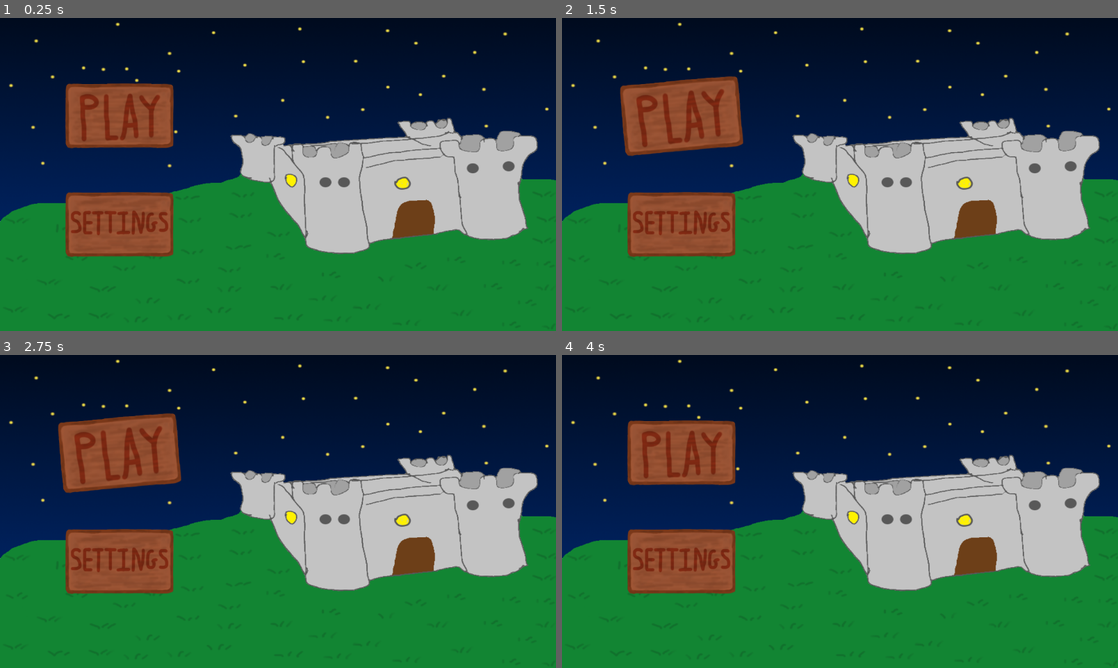
Above: before the commit, frames 1-4 (two rows, left to right).
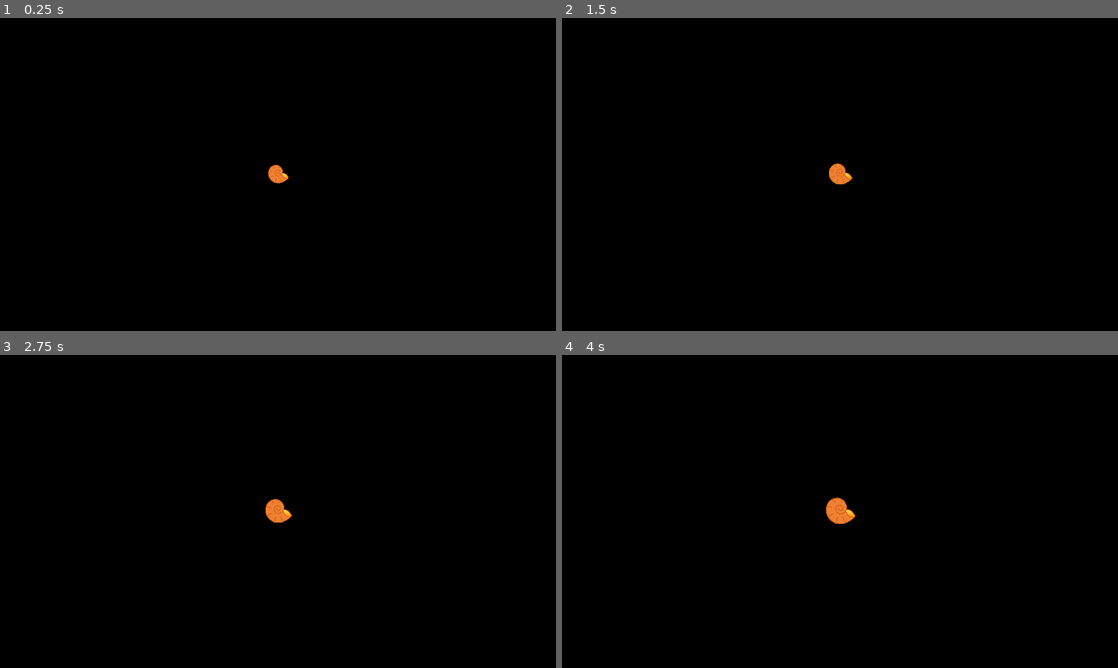
Above: after the commit, the same moments.

Repository: An0n3m0us/RSS-Godot
Game: Godot game, scene res://src/game/IntroScreen.tscn
Two runs of this game, one before a commit and one after it. Both use one fixed random seed, a clock stepped at 60 frames per second and the inputs below. Before the commit the project starts from res://src/screens/Titlescreen.tscn.
Inputs (mouse positions are in pixels of both pictures, inside the frame that each line leads up to):
- Up to frame 1 (0.25 s): no input
- Up to frame 2 (1.5 s): click (678, 224) at 0.5 s; click (678, 115) at 1.25 s
- Up to frame 3 (2.75 s): click (116, 452) at 2 s
- Up to frame 4 (4 s): click (678, 452) at 2.75 s; tap Enter at 3.5 s; move the mouse to (962, 495) at 3.52 s; click (962, 495) at 3.67 s

The runs differ from the first frame. In frame 1, 100% of the frame differs, in the area x 0-100%, y 0-100%; in frame 2, 100%; in frame 3, 100%; in frame 4, 100%.

Commit message:
Add base scenes; add intro

Diff:
--- a/project.godot
+++ b/project.godot
@@ -16,18 +16,17 @@
 [application]
 
 config/name="RSS"
-run/main_scene="res://src/screens/Titlescreen.tscn"
+run/main_scene="res://src/game/IntroScreen.tscn"
 config/icon="res://icon.png"
 
 [display]
 
 window/size/width=1280
 window/size/height=720
-window/stretch/mode="viewport"
+window/stretch/mode="2d"
 
 [rendering]
 
-quality/driver/driver_name="GLES2"
 vram_compression/import_etc=true
 vram_compression/import_etc2=false
 environment/default_environment="res://default_env.tres"
--- a/src/game/GameScene.tscn
+++ b/src/game/GameScene.tscn
@@ -1,10 +1,12 @@
-[gd_scene load_steps=2 format=2]
+[gd_scene load_steps=3 format=2]
 
 [ext_resource path="res://src/fonts/default_font.tres" type="DynamicFont" id=1]
+[ext_resource path="res://src/scripts/ReturnMainMenu.gd" type="Script" id=2]
 
 [node name="GameScene" type="Control"]
 anchor_right = 1.0
 anchor_bottom = 1.0
+script = ExtResource( 2 )
 __meta__ = {
 "_edit_use_anchors_": false
 }
@@ -17,24 +19,26 @@
 }
 
 [node name="VBoxContainer" type="VBoxContainer" parent="CenterContainer"]
-margin_left = 509.0
+margin_left = 495.0
 margin_top = 268.0
-margin_right = 770.0
+margin_right = 785.0
 margin_bottom = 452.0
 
 [node name="Label" type="Label" parent="CenterContainer/VBoxContainer"]
-margin_right = 261.0
+margin_right = 290.0
 margin_bottom = 117.0
+size_flags_vertical = 1
 custom_fonts/font = ExtResource( 1 )
-text = "GameScene
+text = "Game Scene
 "
 
 [node name="Button" type="Button" parent="CenterContainer/VBoxContainer"]
 margin_top = 121.0
-margin_right = 261.0
+margin_right = 290.0
 margin_bottom = 184.0
 custom_fonts/font = ExtResource( 1 )
 text = "BACK"
 __meta__ = {
 "_edit_use_anchors_": false
 }
+[connection signal="pressed" from="CenterContainer/VBoxContainer/Button" to="." method="_on_Button_pressed"]
--- /dev/null
+++ b/src/game/IntroScreen.tscn
@@ -0,0 +1,39 @@
+[gd_scene load_steps=4 format=2]
+
+[ext_resource path="res://icon_only.png" type="Texture" id=1]
+[ext_resource path="res://src/scripts/IntroScreen.gd" type="Script" id=2]
+[ext_resource path="res://src/game/TitleScreen.tscn" type="PackedScene" id=3]
+
+[node name="IntroScreen" type="Control"]
+anchor_right = 1.0
+anchor_bottom = 1.0
+script = ExtResource( 2 )
+__meta__ = {
+"_edit_use_anchors_": false
+}
+
+[node name="Titlescreen" parent="." instance=ExtResource( 3 )]
+script = null
+
+[node name="Background" type="ColorRect" parent="."]
+anchor_right = 1.0
+anchor_bottom = 1.0
+color = Color( 0, 0, 0, 1 )
+__meta__ = {
+"_edit_use_anchors_": false
+}
+
+[node name="Logo" type="Sprite" parent="."]
+position = Vector2( 640, 360 )
+scale = Vector2( 0.5, 0.5 )
+texture = ExtResource( 1 )
+
+[node name="Fade" type="ColorRect" parent="."]
+visible = false
+anchor_right = 1.0
+anchor_bottom = 1.0
+color = Color( 0, 0, 0, 1 )
+__meta__ = {
+"_edit_use_anchors_": false
+}
+[connection signal="gui_input" from="Fade" to="." method="_on_Fade_gui_input"]
--- /dev/null
+++ b/src/game/SettingsScene.tscn
@@ -0,0 +1,74 @@
+[gd_scene load_steps=4 format=2]
+
+[ext_resource path="res://src/scripts/ReturnMainMenu.gd" type="Script" id=1]
+[ext_resource path="res://src/fonts/default_font.tres" type="DynamicFont" id=2]
+[ext_resource path="res://assets/images/settingspage.png" type="Texture" id=3]
+
+[node name="SettingsScene" type="Control"]
+anchor_right = 1.0
+anchor_bottom = 1.0
+script = ExtResource( 1 )
+__meta__ = {
+"_edit_use_anchors_": false
+}
+
+[node name="background" type="TextureRect" parent="."]
+margin_right = 1280.0
+margin_bottom = 720.0
+texture = ExtResource( 3 )
+__meta__ = {
+"_edit_use_anchors_": false
+}
+
+[node name="Text" type="HBoxContainer" parent="."]
+anchor_right = 1.0
+anchor_bottom = 1.0
+margin_top = 171.0
+__meta__ = {
+"_edit_use_anchors_": false
+}
+
+[node name="Text" type="Label" parent="Text"]
+margin_right = 1280.0
+margin_bottom = 549.0
+size_flags_horizontal = 3
+size_flags_vertical = 1
+custom_fonts/font = ExtResource( 2 )
+text = "Do you want audio?"
+align = 1
+__meta__ = {
+"_edit_use_anchors_": false
+}
+
+[node name="Buttons" type="HBoxContainer" parent="."]
+margin_left = 262.0
+margin_top = 428.0
+margin_right = 1018.0
+margin_bottom = 491.0
+custom_constants/separation = 500
+__meta__ = {
+"_edit_use_anchors_": false
+}
+
+[node name="Yes" type="Button" parent="Buttons"]
+margin_right = 128.0
+margin_bottom = 63.0
+size_flags_horizontal = 3
+custom_fonts/font = ExtResource( 2 )
+text = "YES"
+__meta__ = {
+"_edit_use_anchors_": false
+}
+
+[node name="No" type="Button" parent="Buttons"]
+margin_left = 628.0
+margin_right = 756.0
+margin_bottom = 63.0
+size_flags_horizontal = 3
+custom_fonts/font = ExtResource( 2 )
+text = "NO"
+__meta__ = {
+"_edit_use_anchors_": false
+}
+[connection signal="pressed" from="Buttons/Yes" to="." method="_on_Button_pressed"]
+[connection signal="pressed" from="Buttons/No" to="." method="_on_Button_pressed"]
--- a/src/screens/Titlescreen.tscn
+++ b/src/game/TitleScreen.tscn
@@ -1,19 +1,23 @@
-[gd_scene load_steps=6 format=2]
+[gd_scene load_steps=9 format=2]
 
 [ext_resource path="res://assets/images/title_screen.png" type="Texture" id=1]
-[ext_resource path="res://assets/images/play button.png" type="Texture" id=2]
-[ext_resource path="res://assets/images/settings button.png" type="Texture" id=3]
-[ext_resource path="res://src/scripts/PlayButton.gd" type="Script" id=4]
-[ext_resource path="res://src/scripts/SettingsButton.gd" type="Script" id=5]
+[ext_resource path="res://src/scripts/PlayButton.gd" type="Script" id=2]
+[ext_resource path="res://src/scripts/SettingsButton.gd" type="Script" id=3]
+[ext_resource path="res://assets/images/play button.png" type="Texture" id=4]
+[ext_resource path="res://src/scripts/Titlescreen.gd" type="Script" id=5]
+[ext_resource path="res://assets/images/settings button.png" type="Texture" id=6]
+[ext_resource path="res://assets/sfx/sfx1.wav" type="AudioStream" id=7]
+[ext_resource path="res://assets/sfx/sfx2.wav" type="AudioStream" id=8]
 
 [node name="Titlescreen" type="Control"]
 anchor_right = 1.0
 anchor_bottom = 1.0
+script = ExtResource( 5 )
 __meta__ = {
 "_edit_use_anchors_": false
 }
 
-[node name="background" type="TextureRect" parent="."]
+[node name="Background" type="TextureRect" parent="."]
 anchor_right = 1.0
 anchor_bottom = 1.0
 texture = ExtResource( 1 )
@@ -38,12 +42,19 @@
 rect_pivot_offset = Vector2( 125, 75 )
 size_flags_horizontal = 3
 size_flags_vertical = 3
-texture_normal = ExtResource( 2 )
+texture_normal = ExtResource( 4 )
 expand = true
-script = ExtResource( 4 )
+script = ExtResource( 2 )
 __meta__ = {
 "_edit_use_anchors_": false
 }
+loadScene = "res://src/game/GameScene.tscn"
+
+[node name="Hover" type="AudioStreamPlayer" parent="Buttons/PlayButton"]
+stream = ExtResource( 7 )
+
+[node name="Pressed" type="AudioStreamPlayer" parent="Buttons/PlayButton"]
+stream = ExtResource( 8 )
 
 [node name="SettingsButton" type="TextureButton" parent="Buttons"]
 margin_top = 250.0
@@ -52,13 +63,22 @@
 rect_pivot_offset = Vector2( 125, 75 )
 size_flags_horizontal = 3
 size_flags_vertical = 3
-texture_normal = ExtResource( 3 )
+texture_normal = ExtResource( 6 )
 expand = true
-script = ExtResource( 5 )
+script = ExtResource( 3 )
 __meta__ = {
 "_edit_use_anchors_": false
 }
+loadScene = "res://src/game/SettingsScene.tscn"
+
+[node name="Hover" type="AudioStreamPlayer" parent="Buttons/SettingsButton"]
+stream = ExtResource( 7 )
+
+[node name="Pressed" type="AudioStreamPlayer" parent="Buttons/SettingsButton"]
+stream = ExtResource( 8 )
+[connection signal="button_down" from="Buttons/PlayButton" to="Buttons/PlayButton" method="_on_PlayButton_button_down"]
 [connection signal="mouse_entered" from="Buttons/PlayButton" to="Buttons/PlayButton" method="_on_PlayButton_mouse_entered"]
 [connection signal="mouse_exited" from="Buttons/PlayButton" to="Buttons/PlayButton" method="_on_PlayButton_mouse_exited"]
+[connection signal="button_down" from="Buttons/SettingsButton" to="Buttons/SettingsButton" method="_on_SettingsButton_button_down"]
 [connection signal="mouse_entered" from="Buttons/SettingsButton" to="Buttons/SettingsButton" method="_on_SettingsButton_mouse_entered"]
 [connection signal="mouse_exited" from="Buttons/SettingsButton" to="Buttons/SettingsButton" method="_on_SettingsButton_mouse_exited"]
--- /dev/null
+++ b/src/scripts/IntroScreen.gd
@@ -0,0 +1,38 @@
+extends Control
+
+# Intro
+var introSkip = false
+var logoScale = 0
+var fade = 0
+var fadein = 1
+
+func _ready():
+	logoScale = $Logo.scale
+	fade = $Fade.color
+	pass
+
+func _process(_delta):
+	if logoScale[0] < 1:
+		logoScale[0] += 0.001
+		logoScale[1] += 0.001
+		$Logo.scale = Vector2(logoScale[0], logoScale[1])
+
+	if fade[3] > 0:
+		fade[3] -= 0.003
+		$Fade.color = fade
+	else:
+		if fadein > 0:
+			$Background.color = Color(0, 0, 0, fadein)
+			$Logo.modulate[3] = fadein
+			$Fade.visible = false
+			fadein -= 0.02
+		else:
+			get_tree().change_scene("res://src/game/TitleScreen.tscn")
+	pass
+
+func _on_Fade_gui_input(event):
+	if event is InputEventMouseButton:
+		if event.button_index == BUTTON_LEFT:
+			if event.pressed:
+				get_tree().change_scene("res://src/game/TitleScreen.tscn")
+	pass
--- a/src/scripts/PlayButton.gd
+++ b/src/scripts/PlayButton.gd
@@ -1,27 +1,23 @@
 extends TextureButton
 
+export(String) var loadScene
 
-# Declare member variables here. Examples:
-# var a = 2
-# var b = "text"
-
-
-# Called when the node enters the scene tree for the first time.
 func _ready():
-	pass # Replace with function body.
-
-
-# Called every frame. 'delta' is the elapsed time since the previous frame.
-#func _process(delta):
-#	pass
+	pass
 
 func _on_PlayButton_mouse_entered():
 	rect_rotation = -5
 	rect_scale = Vector2(1.1, 1.1)
-	pass # Replace with function body.
+	$Hover.play()
+	pass
 
 
 func _on_PlayButton_mouse_exited():
 	rect_rotation = 0
 	rect_scale = Vector2(1, 1)
-	pass # Replace with function body.
+	pass
+
+
+func _on_PlayButton_button_down():
+	$Pressed.play()
+	pass
--- /dev/null
+++ b/src/scripts/ReturnMainMenu.gd
@@ -0,0 +1,5 @@
+extends Control
+
+func _on_Button_pressed():
+	var _return = get_tree().change_scene("res://src/game/TitleScreen.tscn")
+	pass
--- a/src/scripts/SettingsButton.gd
+++ b/src/scripts/SettingsButton.gd
@@ -1,27 +1,23 @@
 extends TextureButton
 
+export(String) var loadScene
 
-# Declare member variables here. Examples:
-# var a = 2
-# var b = "text"
-
-
-# Called when the node enters the scene tree for the first time.
 func _ready():
-	pass # Replace with function body.
-
-
-# Called every frame. 'delta' is the elapsed time since the previous frame.
-#func _process(delta):
-#	pass
+	pass
 
 func _on_SettingsButton_mouse_entered():
 	rect_rotation = -5
 	rect_scale = Vector2(1.1, 1.1)
-	pass # Replace with function body.
+	$Hover.play()
+	pass
 
 
 func _on_SettingsButton_mouse_exited():
 	rect_rotation = 0
 	rect_scale = Vector2(1, 1)
+	pass
+
+
+func _on_SettingsButton_button_down():
+	$Pressed.play()
 	pass # Replace with function body.
--- /dev/null
+++ b/src/scripts/Titlescreen.gd
@@ -0,0 +1,9 @@
+extends Control
+
+func _ready():
+	for button in $Buttons.get_children():
+		button.connect("pressed", self, "_on_Button_pressed", [button.loadScene])
+
+func _on_Button_pressed(loadScene):
+	var _return = get_tree().change_scene(loadScene)
+	pass
Binary file added: assets/images/settingspage.png
Not shown, added: assets/images/settingspage.png.import
Not shown, added: assets/sfx/sfx1.wav.import
Not shown, added: assets/sfx/sfx2.wav.import
Not shown, added: export_presets.cfg
Binary file changed: icon.png
Binary file added: icon_only.png
Not shown, added: icon_only.png.import
Binary file added: text_only.png
Not shown, added: text_only.png.import
Not shown, added: assets/sfx/sfx1.wav
Not shown, added: assets/sfx/sfx2.wav
